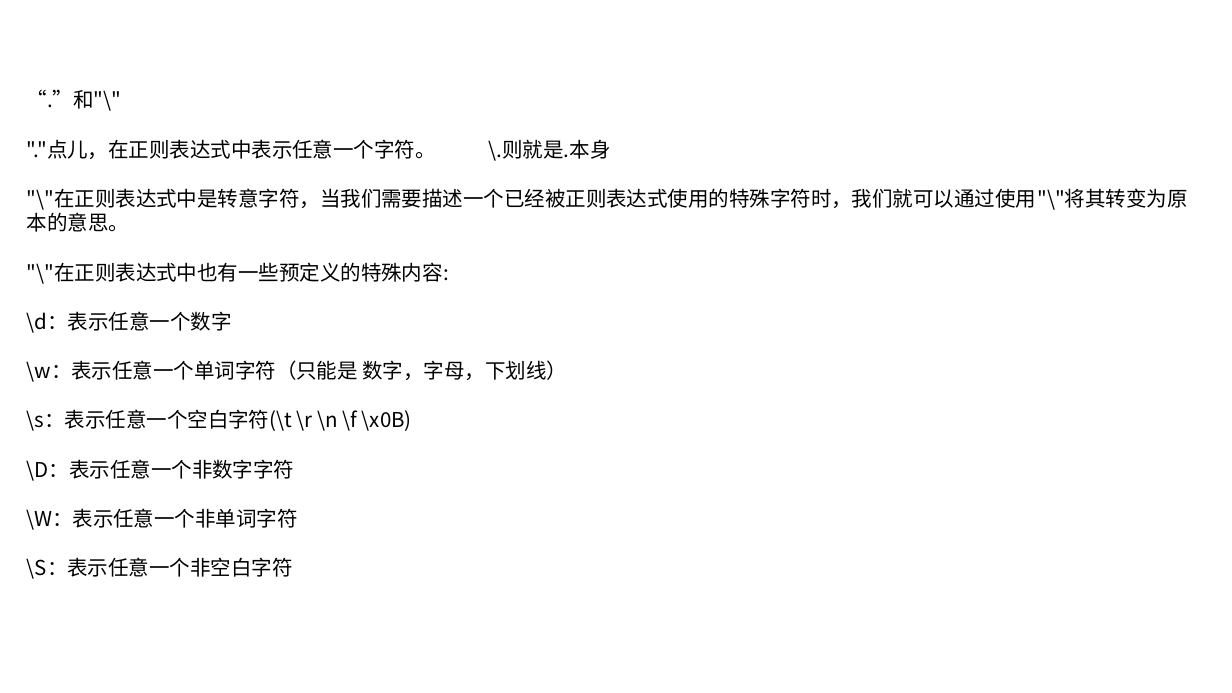
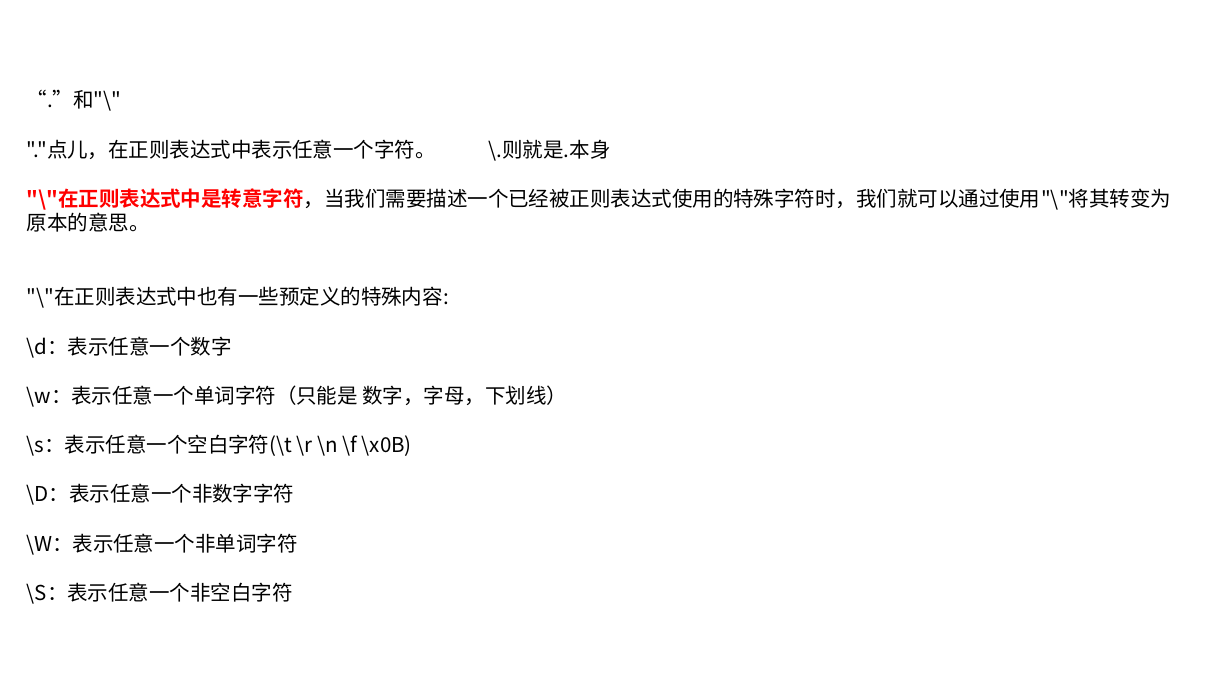
Before and after one commit to linkknown/PPT, a slide deck: slide 4 of 基础PPT/第12章：Java正则简介.pptx (slide 3 before the commit). Drawn at 1232x693 pixels with LibreOffice and Linux fonts; fonts in the diff are those of the drawing; background and template pictures are left out. Boxes give left, top, right and bottom in pixels: in the first picture for what was removed or moved away, otherwise in the second. Text is boxed around its words. In the diff, an @@ line names an element or a change of style, - is before the commit and + after.

```diff
--- a/基础PPT/第12章：Java正则简介.pptx
+++ b/基础PPT/第12章：Java正则简介.pptx
@@ text at <box>27,188,1171,232</box>: text colour #000000 to #FF0000, bold on in ""\"在正则表达式中是转意字符，当我们需要描述一个已经被正则表达式使用的特殊字符时，我们就可以通过使用"\"将其转变为原 ..." @@
```
Also in this commit, not shown: 2 other slides changed, 1 slide added, 4 other files.
